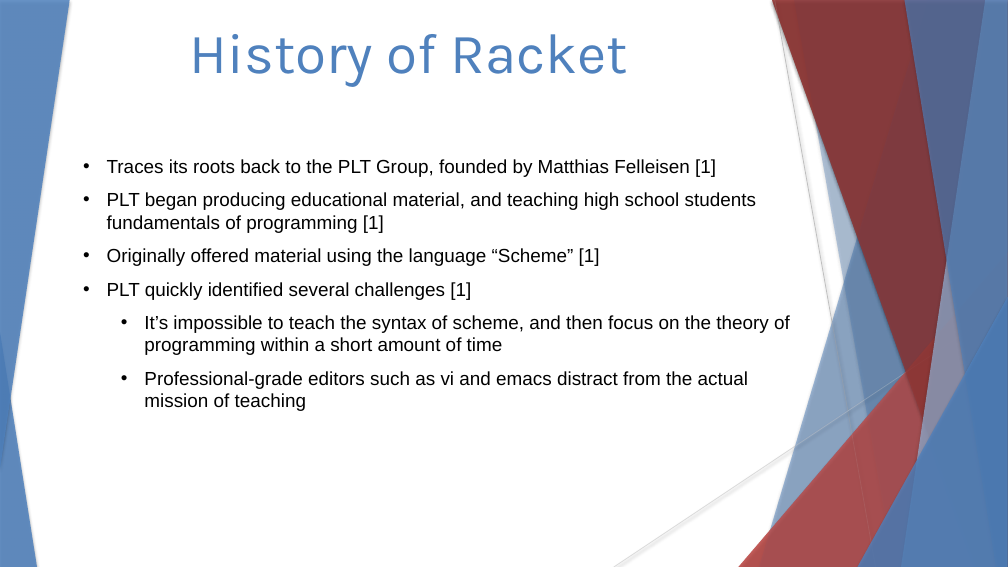
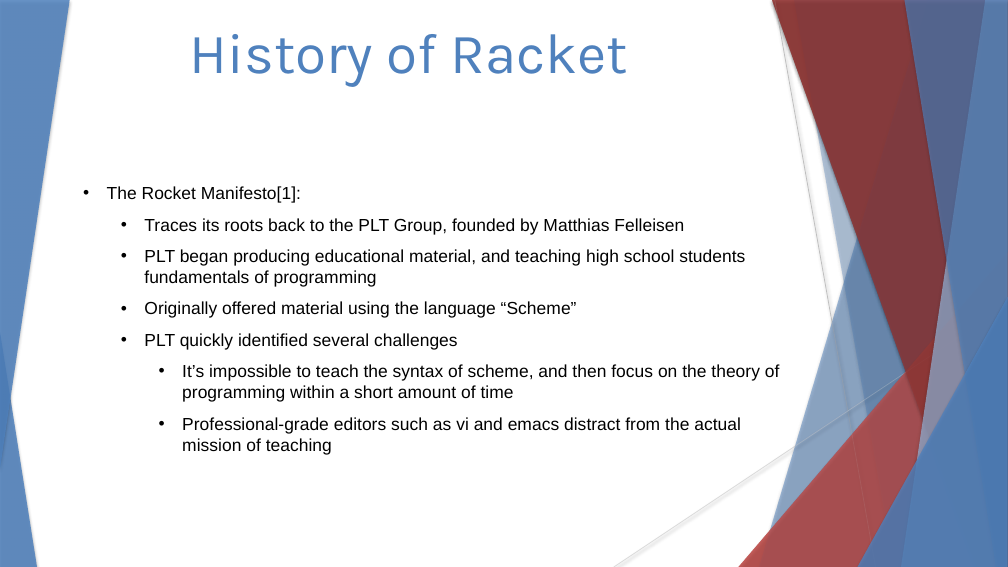
Before and after one commit to stevester94/CSC201_Project, a slide deck: slide 2 of CSC201Sec3Proj3Team4.pptx. Drawn at 1008x567 pixels with LibreOffice and Linux fonts; fonts in the diff are those of the drawing. Boxes give left, top, right and bottom in pixels: in the first picture for what was removed or moved away, otherwise in the second. Text is boxed around its words. In the diff, an @@ line names an element or a change of style, - is before the commit and + after.

```diff
--- a/CSC201Sec3Proj3Team4.pptx
+++ b/CSC201Sec3Proj3Team4.pptx
@@ text at [107, 186, 745, 350]: text changed; size 18 to 16.6 pt @@
-• Traces its roots back to the PLT Group, founded by Matthias Felleisen [1]
-• PLT began producing educational material, and teaching high school students fundamentals of programming [1]
-• Originally offered material using the language “Scheme” [1]
-• PLT quickly identified several challenges [1]
+• The Rocket Manifesto[1]:
+  • Traces its roots back to the PLT Group, founded by Matthias Felleisen
+  • PLT began producing educational material, and teaching high school students fundamentals of programming
+  • Originally offered material using the language “Scheme”
+  • PLT quickly identified several challenges
@@ text at [182, 364, 780, 434]: size 18 to 16.6 pt in "It’s impossible to teach the syntax of ...", "Professional-grade editors such as vi and emacs ..."; list level 2 to 3 in "It’s impossible to teach the ..."; list level 2 to 3 in "Professional-grade editors such as vi ..." @@
```
Also in this commit, not shown: 2 other slides changed.
